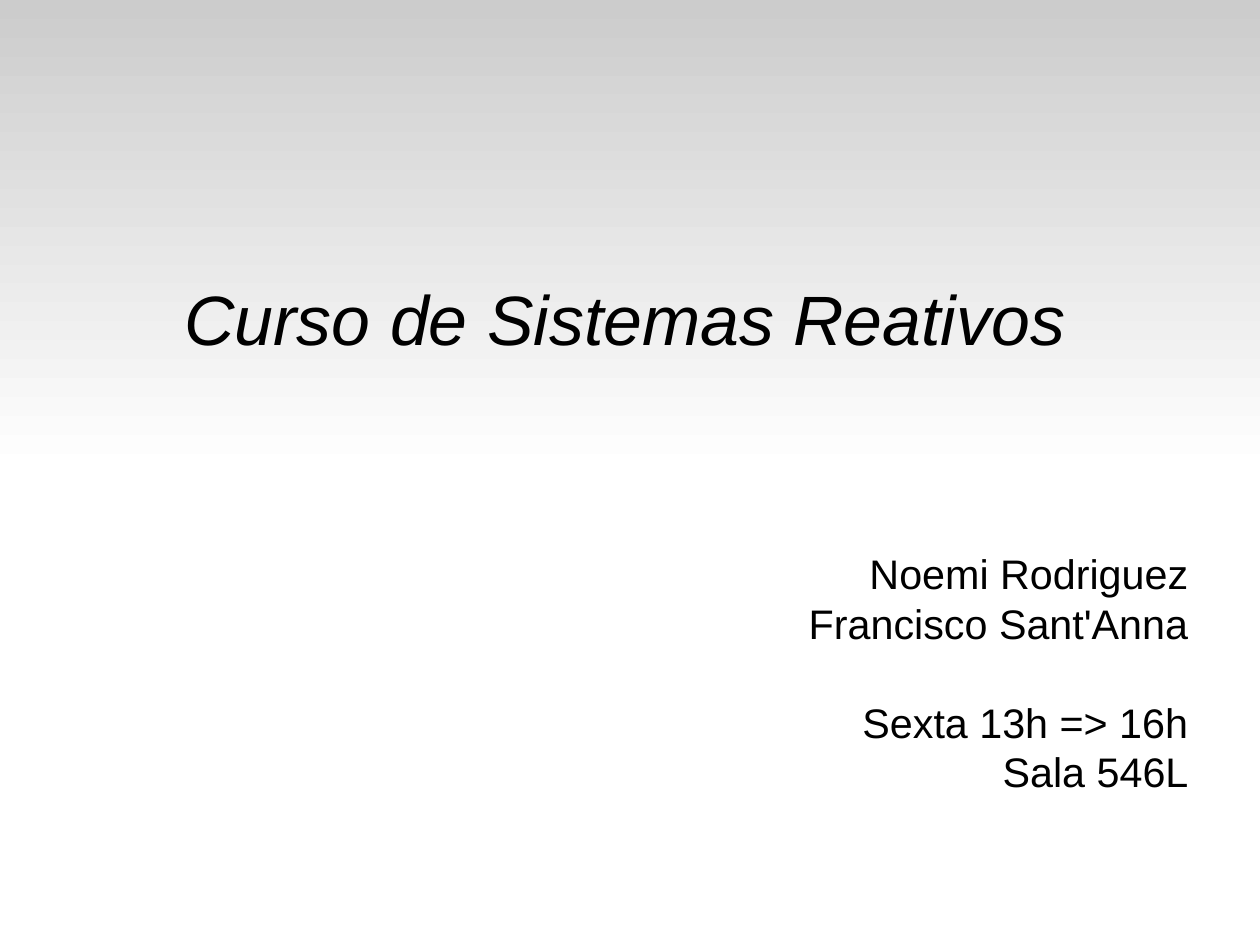
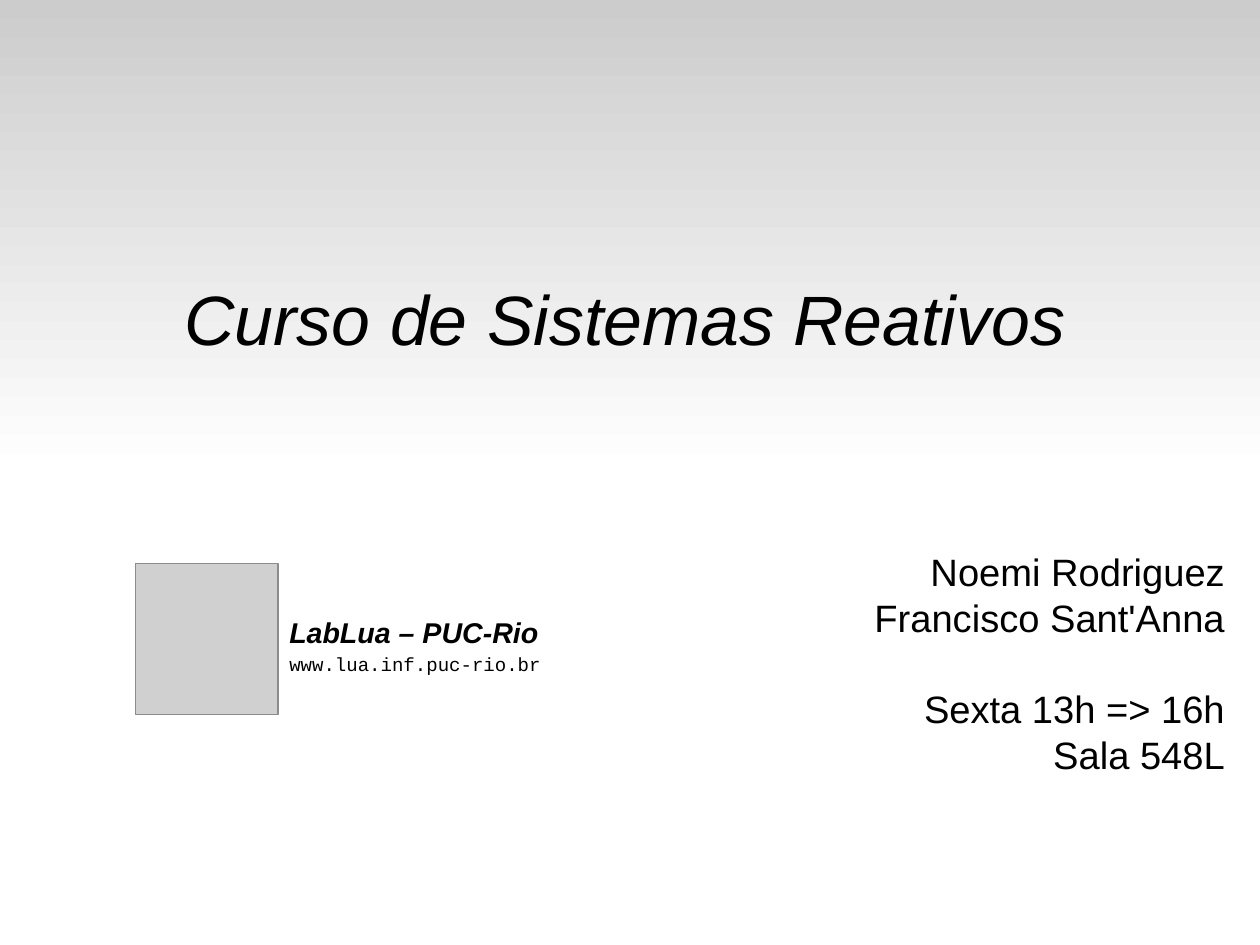
Before and after one commit to fsantanna-uerj/reativos, a slide deck: slide 1 of slides/00_intro.odp. Drawn at 1260x945 pixels with LibreOffice and Linux fonts; fonts in the diff are those of the drawing; grey boxes stand for pictures. Boxes give left, top, right and bottom in pixels: in the first picture for what was removed or moved away, otherwise in the second. Text is boxed around its words. In the diff, an @@ line names an element or a change of style, - is before the commit and + after.

Commit message:
(^) slides

```diff
--- a/slides/00_intro.odp
+++ b/slides/00_intro.odp
@@ picture added at bbox=[135, 564, 278, 715] @@
@@ text "Noemi Rodriguez": place and size @@
-text "Noemi Rodriguez" at bbox=[809, 559, 1189, 788]
+text "Noemi Rodriguez" at bbox=[874, 558, 1225, 770]
@@ text at bbox=[874, 558, 1225, 724]: size 26 to 24 pt in "Noemi Rodriguez", "Francisco Sant'Anna", "Sexta 13h => 16h" @@
@@ text added at bbox=[289, 622, 540, 675], 12 pt, text #000000 @@
+LabLua – PUC-Rio
+www.lua.inf.puc-rio.br
@@ text at bbox=[1053, 741, 1225, 770]: text changed; size 26 to 24 pt @@
-Sala 546L
+Sala 548L
```
Also in this commit, not shown: 7 other files.
